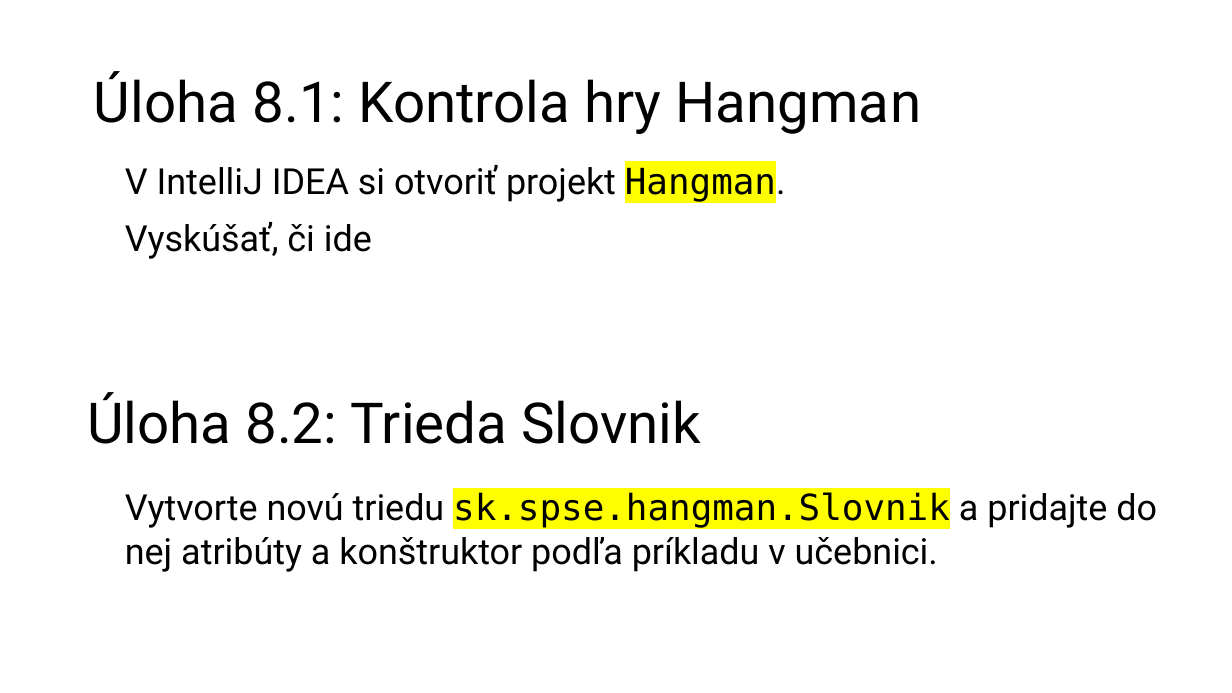
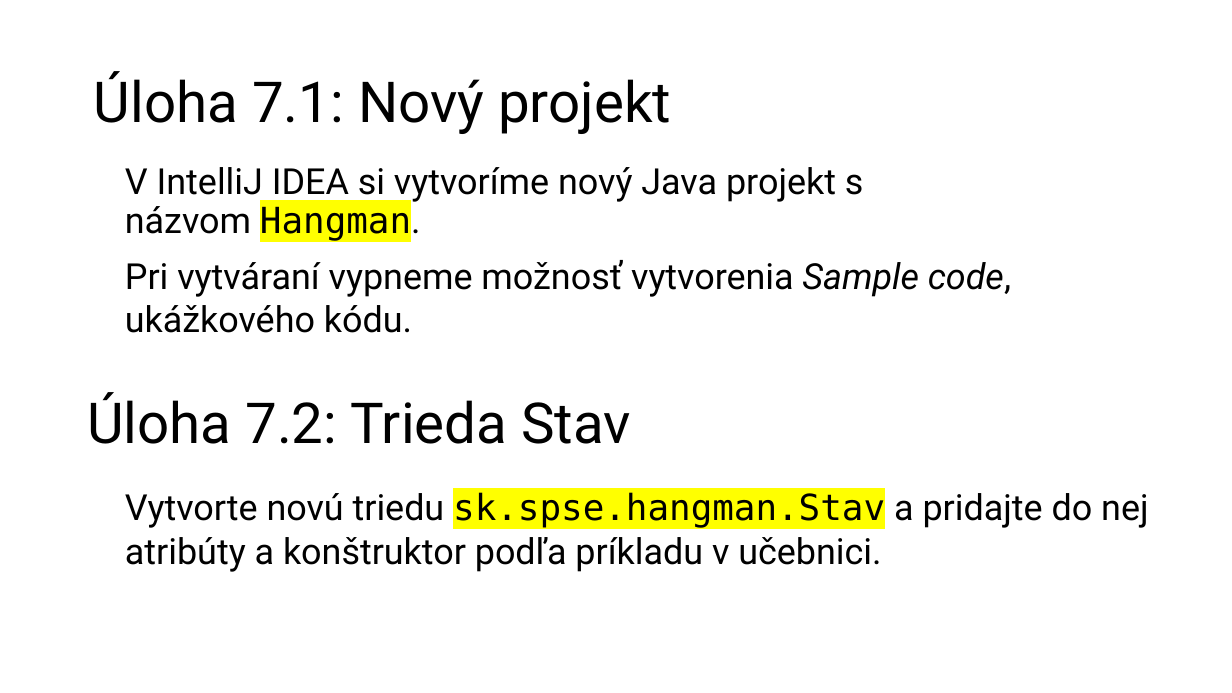
Before and after one commit to wagjo/oop, a slide deck: slide 5 of prezentacie/c08w.pptx. Drawn at 1232x693 pixels with LibreOffice and Linux fonts; fonts in the diff are those of the drawing. Boxes give left, top, right and bottom in pixels: in the first picture for what was removed or moved away, otherwise in the second. Text is boxed around its words. In the diff, an @@ line names an element or a change of style, - is before the commit and + after.

```diff
--- a/prezentacie/c08w.pptx
+++ b/prezentacie/c08w.pptx
@@ title at (x1=94, y1=71, x2=671, y2=134): text changed @@
-Úloha 8.1: Kontrola hry Hangman
+Úloha 7.1: Nový projekt
@@ text at (x1=125, y1=167, x2=1011, y2=333): text changed @@
-V IntelliJ IDEA si otvoriť projekt Hangman.
-Vyskúšať, či ide
+V IntelliJ IDEA si vytvoríme nový Java projekt s názvom Hangman.
+Pri vytváraní vypneme možnosť vytvorenia Sample code, ukážkového kódu.
@@ text at (x1=87, y1=392, x2=631, y2=444): text changed @@
-Úloha 8.2: Trieda Slovnik
+Úloha 7.2: Trieda Stav
@@ text at (x1=125, y1=492, x2=1148, y2=572): text changed @@
-Vytvorte novú triedu sk.spse.hangman.Slovnik a pridajte do nej atribúty a konštruktor podľa príkladu v učebnici.
+Vytvorte novú triedu sk.spse.hangman.Stav a pridajte do nej atribúty a konštruktor podľa príkladu v učebnici.
```
Also in this commit, not shown: 3 other slides changed, 8 slides added, 7 slides removed, 6 other files.
